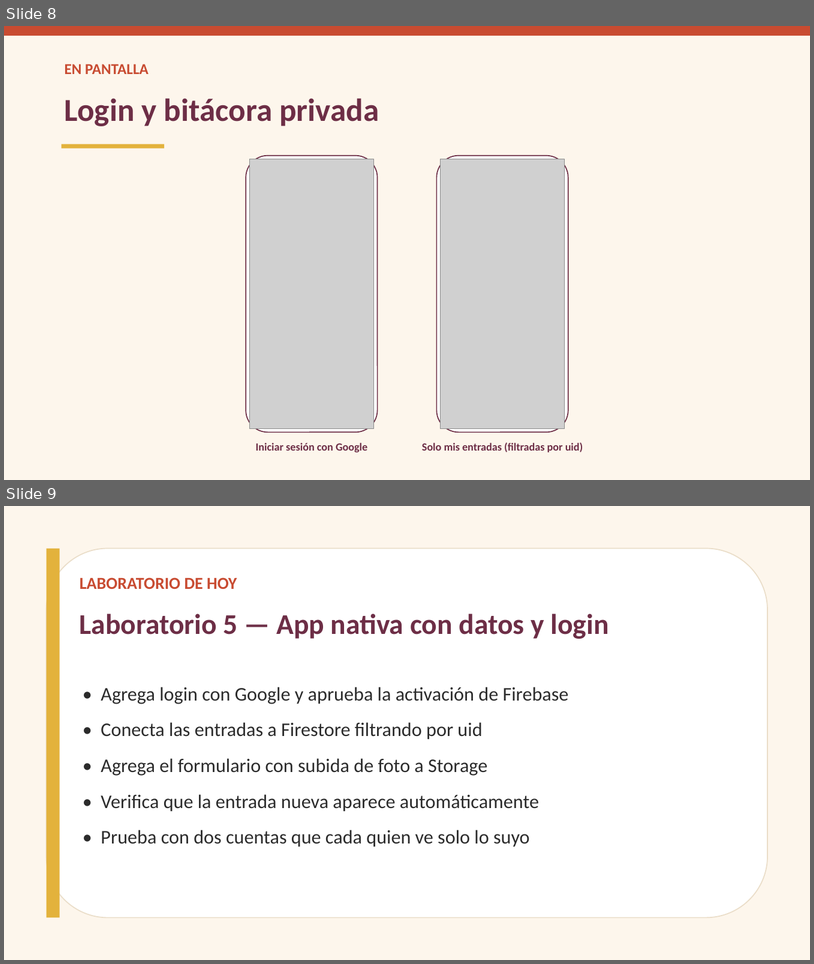
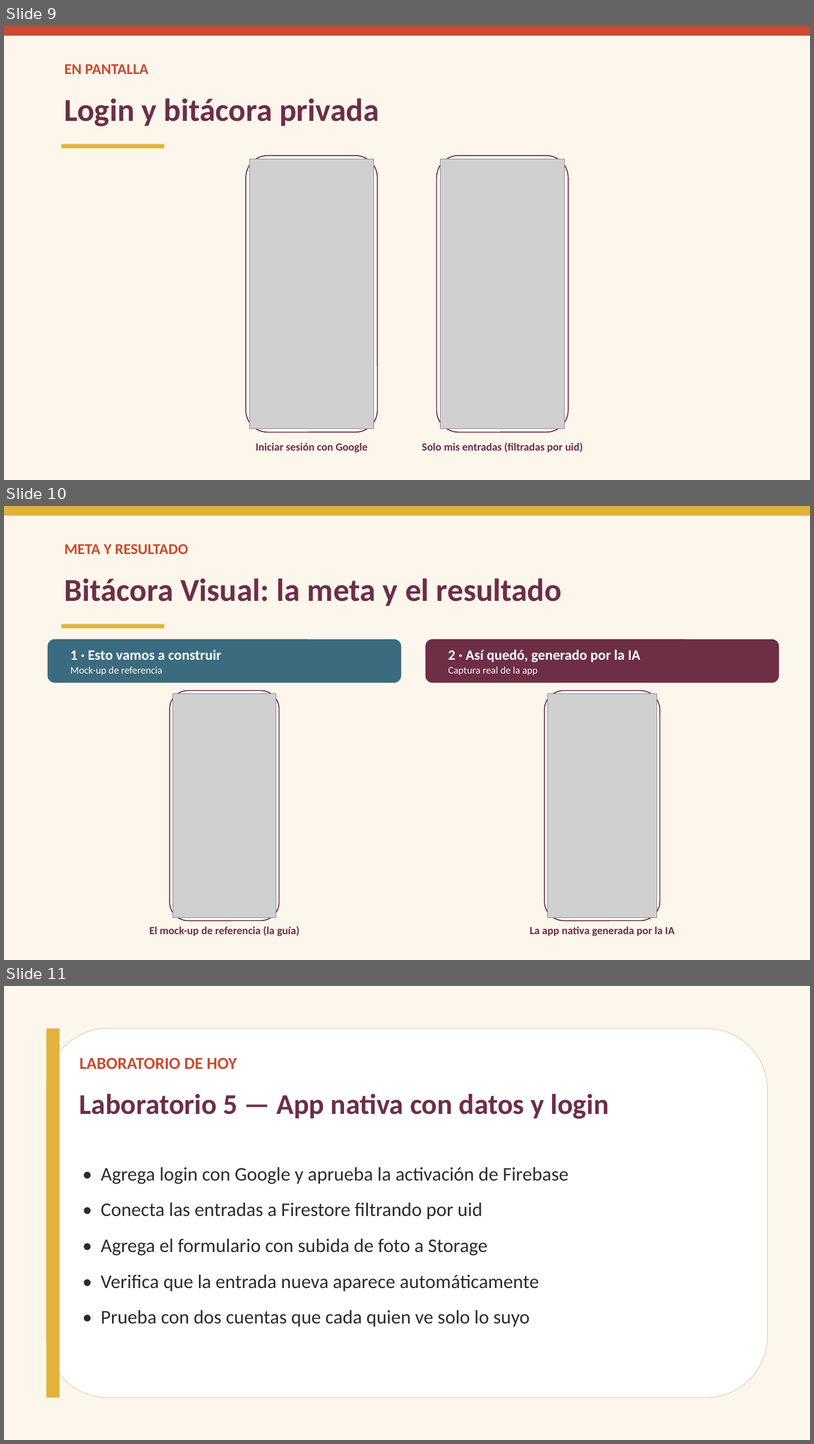
Before and after one commit to ykro/proyectos3-facom-public, a slide deck: slides/sesion-06.pptx. Shown one above the other, each under a label of ours: slides 8 and 9 before the commit, slides 9, 10 and 11 after it. The pictures are 814x964 and 814x1444 pixels, drawn with LibreOffice and Linux fonts; fonts in the diff are those of the drawing; grey boxes stand for pictures. Boxes give left, top, right and bottom in pixels: in the first picture for what was removed or moved away, otherwise in the second. Text is boxed around its words. In the diff, an @@ line names an element or a change of style, - is before the commit and + after.

Commit message:
3ª iteración: apps reales capturadas, flujo AI Studio en guías, demos en slides, docs y fixes
- 8 apps construidas en AI Studio y capturadas (2 insignia + 6 demos); capturas de
  flujo (Build, Enable Firebase, emulador) en guias-estudiante/img/ e insertadas en guías;
  placeholders de teléfono Android eliminados; PDFs regenerados con imágenes.
- Slides: slide 'Demo del docente' por sesión + GitHub, glosario GenAI, cómo genera la IA,
  estructura de archivos/personalización manual; contraste MUTED a AA.
- Guías: GitHub/glosario/overview, personalización manual, bitácora de prompts, plantillas.
- Prompts de las 6 demos (prompts-demos-docente.md).
- Nuevos docs: especificacion-asignaciones, material-de-apoyo-links, clase-01-guion-video, plantillas.
- Evaluación: sin defensa; Proyectos=30 sin split por proyecto; quizzes barajados; rúbrica Tareas/Labs.
- Sin 'Plan B' en ningún archivo; terminología unificada a 'Demo del docente'; badges corregidos.

```diff
--- a/slides/sesion-06.pptx
+++ b/slides/sesion-06.pptx
@@ slide 10 added at [4,506,810,960], background #FDF6EC @@
@@ rectangle added at [4,506,810,516], fill #E3B23C @@
@@ text added at [65,544,188,554], 18 pt, text #C84B31, bold @@
+META Y RESULTADO
@@ text added at [65,578,562,606], 38 pt, text #6D2E46, bold @@
+Bitácora Visual: la meta y el resultado
@@ rectangle added at [62,624,164,628], fill #E3B23C @@
@@ rounded rectangle added at [48,639,401,682], fill #3A6B7E @@
@@ text added at [71,649,222,675], 17 pt, text #FFFFFF, bold @@
+1 · Esto vamos a construir
+Mock-up de referencia
@@ rounded rectangle added at [426,639,780,682], fill #6D2E46 @@
@@ text added at [449,649,641,675], 17 pt, text #FFFFFF, bold @@
+2 · Así quedó, generado por la IA
+Captura real de la app
@@ rounded rectangle added at [170,691,279,921], fill #FFFFFF, outline #6D2E46 1.2 pt @@
@@ picture added at [173,694,276,918] @@
@@ rounded rectangle added at [545,691,660,921], fill #FFFFFF, outline #6D2E46 1.2 pt @@
@@ picture added at [548,694,657,918] @@
@@ text added at [149,925,299,936], 13 pt, text #6D2E46, bold @@
+El mock-up de referencia (la guía)
@@ text added at [530,926,675,936], 13 pt, text #6D2E46, bold @@
+La app nativa generada por la IA
@@ what was slide 8 is now slide 9 @@
@@ what was slide 9 is now slide 11 @@
```
Also in this commit, not shown: 2 slides changed, 1 other slide added, 59 other files.
